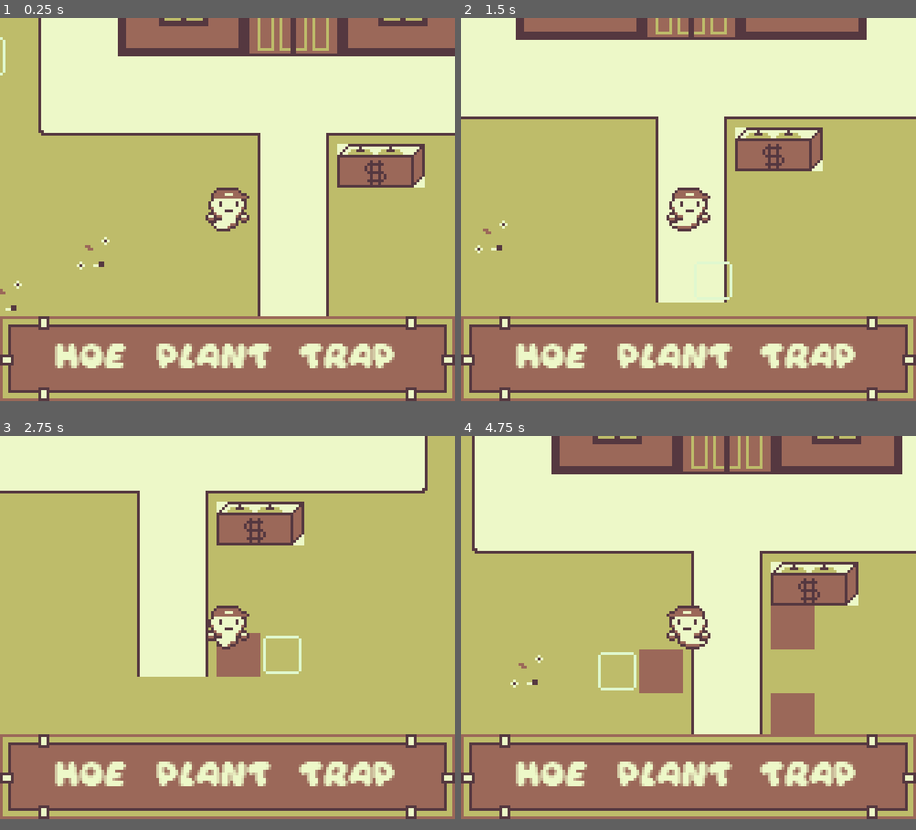
Above: before the commit, frames 1-4 (two rows, left to right).
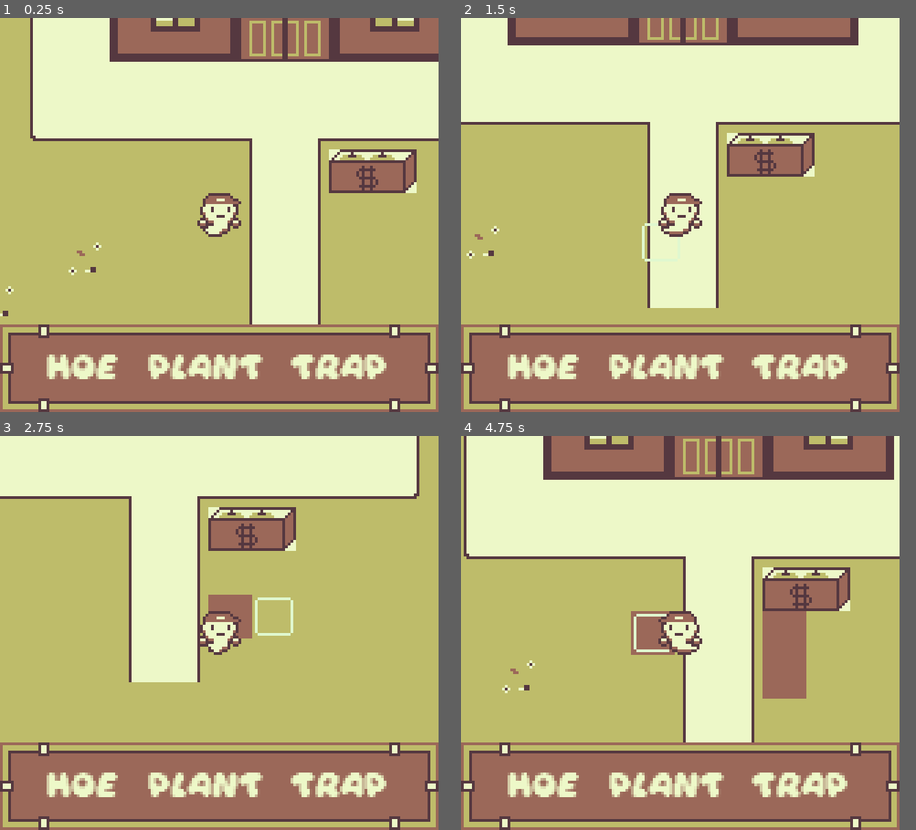
Above: after the commit, the same moments.

Repository: Tyrron/ghostly-estate
Game: Godot game, scene res://scenes/farm.tscn
Same seed, same stepped clock (60 frames per second), same inputs: the game is played once before the commit and once after it.
Inputs:
- Up to frame 1 (0.25 s): no input
- Up to frame 2 (1.5 s): hold D (right) 0.53-1.28 s; tap Space (action) at 0.6, 1.35 s; hold S (down) from 1.28 s (still down)
- Up to frame 3 (2.75 s): release S (down) at 2.03 s; hold D (right) from 2.03 s (still down); tap Space (action) at 2.1 s
- Up to frame 4 (4.75 s): release D (right) at 2.78 s; hold W (up) 2.78-3.53 s; tap Space (action) at 2.85, 3.6, 4.35 s; hold A (left) from 3.53 s (still down)
In our replay, the window is 664x560 before the commit and 640x576 after it. These sizes can differ from the game's own. Grey fills any space a smaller window leaves; there, only what the larger window draws over its background counts as a difference.

The runs differ from the first frame. In frame 1, 25% of the frame differs, in the area x 0-100%, y 0-100%; in frame 2, 23%; in frame 3, 20%; in frame 4, 29%.

Commit message:
Better cursor handling

Diff:
--- a/project.godot
+++ b/project.godot
@@ -26,8 +26,8 @@
 
 [display]
 
-window/size/viewport_width=166
-window/size/viewport_height=140
+window/size/viewport_width=160
+window/size/viewport_height=144
 window/stretch/mode="viewport"
 window/stretch/scale_mode="integer"
 
--- a/scenes/farm.tscn
+++ b/scenes/farm.tscn
@@ -33,9 +33,11 @@
 position = Vector2(83, 70)
 script = ExtResource("6_of5u1")
 
-[node name="Cursor" type="Sprite2D" parent="."]
+[node name="Cursor" type="Sprite2D" parent="." node_paths=PackedStringArray("map")]
+unique_name_in_owner = true
 texture = ExtResource("7_0lbuw")
 script = ExtResource("8_volhw")
+map = NodePath("../Ground")
 
 [node name="ActionMenu" parent="." instance=ExtResource("8_rdrxb")]
 follow_viewport_enabled = false
--- a/scenes/player.tscn
+++ b/scenes/player.tscn
@@ -219,5 +219,6 @@
 shape = SubResource("RectangleShape2D_lt0fk")
 
 [node name="Sprite2D" type="AnimatedSprite2D" parent="."]
+z_index = 1
 sprite_frames = SubResource("SpriteFrames_hq22u")
 animation = &"move_right_night"
--- a/scripts/cursor_manager.gd
+++ b/scripts/cursor_manager.gd
@@ -1,17 +1,23 @@
 extends Node2D
 
 @export var map: TileMapLayer
+var last_direction = Vector2.ZERO
+var cell_position = Vector2i(0,0)
 
-signal cursor_moved(position: Vector2)
+signal cursor_moved(position: Vector2, cell_position: Vector2i)
 
 func _on_player_moved(_position: Vector2, direction: Vector2) -> void:
-	var target_position = Vector2(
-		snappedi(_position.x + (direction.x * Globals.grid_size), Globals.grid_size),
-		snappedi(_position.y + (direction.y * Globals.grid_size), Globals.grid_size)
-	)
-	position = target_position + Vector2(
-			(-1 if direction.x == -1 else 1) * Globals.grid_size / 2,
-			(-1 if direction.y == -1 else 1) * Globals.grid_size / 2
-		)
+	if direction.x != 0:
+		last_direction.x = direction.x
+		last_direction.y = 0
+	if direction.y != 0:
+		last_direction.y = direction.y
+		last_direction.x = 0
 
-	cursor_moved.emit(position)
+	cell_position = map.local_to_map(_position + Vector2(
+		last_direction.x * Globals.grid_size, last_direction.y * Globals.grid_size
+	))
+
+	position = map.map_to_local(cell_position)
+
+	cursor_moved.emit(position, cell_position)
--- a/scripts/ground.gd
+++ b/scripts/ground.gd
@@ -1,6 +1,10 @@
 extends TileMapLayer
 
-@onready var cursor = get_parent().get_node("Cursor");
+const HOED_GROUND_TILE_COORD = Vector2i(0,0)
+const OUTDOOR_DAY_SOURCE_ID = 3
+const CROPS_DAY_SOURCE_ID = 4
+const OUTDOOR_NIGHT_SOURCE_ID = 6
+const CROPS_NIGHT_SOURCE_ID = 5
 
 # Called when the node enters the scene tree for the first time.
 func _ready() -> void:
@@ -9,48 +13,40 @@
 
 # Called every frame. 'delta' is the elapsed time since the previous frame.
 func _process(_delta: float) -> void:
-	var player_cell = local_to_map(to_local(Vector2i(cursor.position)))
-	var cellData = get_cell_tile_data(player_cell)
+	var targeted_cell = %Cursor.cell_position
+	var cellData = get_cell_tile_data(targeted_cell)
 	if Input.is_action_just_pressed("action") and GameManager.night == 0:
 		if cellData.get_custom_data("hoeable") == true :
-			set_cell(player_cell,3,Vector2i(0,0));
+			set_cell(targeted_cell, OUTDOOR_DAY_SOURCE_ID, HOED_GROUND_TILE_COORD);
 			return;
 		if cellData.get_custom_data("hoeable") == false && cellData.get_custom_data("farmable") == true :
-			set_cell(player_cell,4,Vector2i(0,0));
+			set_cell(targeted_cell, 4, HOED_GROUND_TILE_COORD);
 			return;
-	pass
-
-func is_tile_hoeable(tile_position: Vector2) -> bool:
-	var player_cell = local_to_map(to_local(tile_position))
-	var cellData = get_cell_tile_data(player_cell)
-	if cellData.get_custom_data("hoeable") == true :
-		return true
-	return false
 
 func _on_night_begin() -> void:
 	# Replace ground texture
-	var all_tile_ground = get_used_cells_by_id(3);
+	var all_tile_ground = get_used_cells_by_id(OUTDOOR_DAY_SOURCE_ID);
 	for i in all_tile_ground:
 		var atlas_cord = get_cell_atlas_coords(i);
 		var atlas_transform = get_cell_alternative_tile(i);
-		set_cell(i, 6,atlas_cord,atlas_transform);
+		set_cell(i, OUTDOOR_NIGHT_SOURCE_ID, atlas_cord,atlas_transform);
 	# Replace crops
-	var all_tile_crops = get_used_cells_by_id(4);
+	var all_tile_crops = get_used_cells_by_id(CROPS_DAY_SOURCE_ID);
 	for i in all_tile_crops:
 		var atlas_cord = get_cell_atlas_coords(i);
 		var atlas_transform = get_cell_alternative_tile(i);
-		set_cell(i, 5,atlas_cord,atlas_transform);
+		set_cell(i, CROPS_NIGHT_SOURCE_ID, atlas_cord,atlas_transform);
 
 func _on_night_end() -> void:
 	# Replace ground texture
-	var all_tile_ground = get_used_cells_by_id(6);
+	var all_tile_ground = get_used_cells_by_id(OUTDOOR_NIGHT_SOURCE_ID);
 	for i in all_tile_ground:
 		var atlas_cord = get_cell_atlas_coords(i);
 		var atlas_transform = get_cell_alternative_tile(i);
-		set_cell(i, 3, atlas_cord,atlas_transform);
+		set_cell(i, OUTDOOR_DAY_SOURCE_ID, atlas_cord,atlas_transform);
 	# Replace crops
-	var all_tile_crops = get_used_cells_by_id(5);
+	var all_tile_crops = get_used_cells_by_id(CROPS_NIGHT_SOURCE_ID);
 	for i in all_tile_crops:
 		var atlas_cord = get_cell_atlas_coords(i);
 		var atlas_transform = get_cell_alternative_tile(i);
-		set_cell(i, 4, atlas_cord,atlas_transform);
+		set_cell(i, CROPS_DAY_SOURCE_ID, atlas_cord,atlas_transform);
